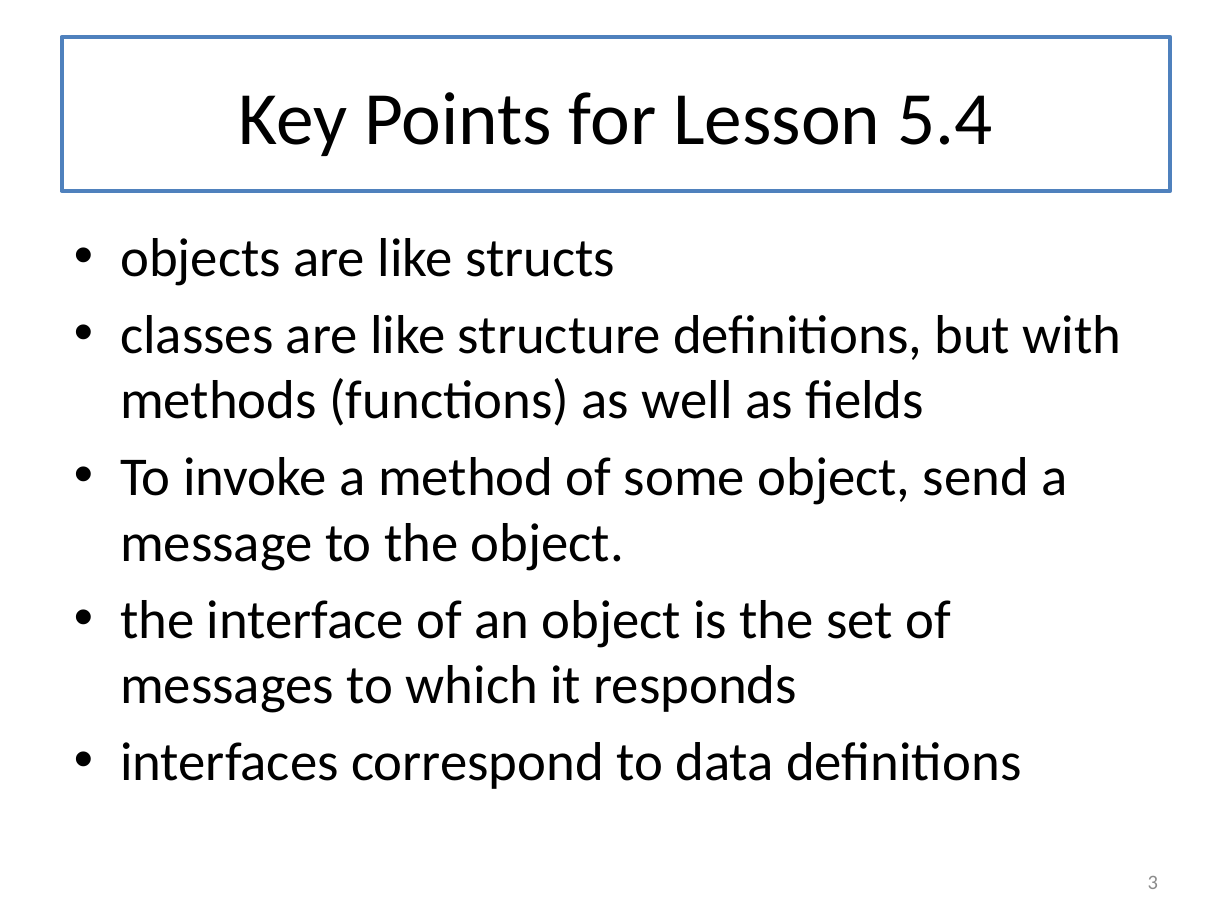
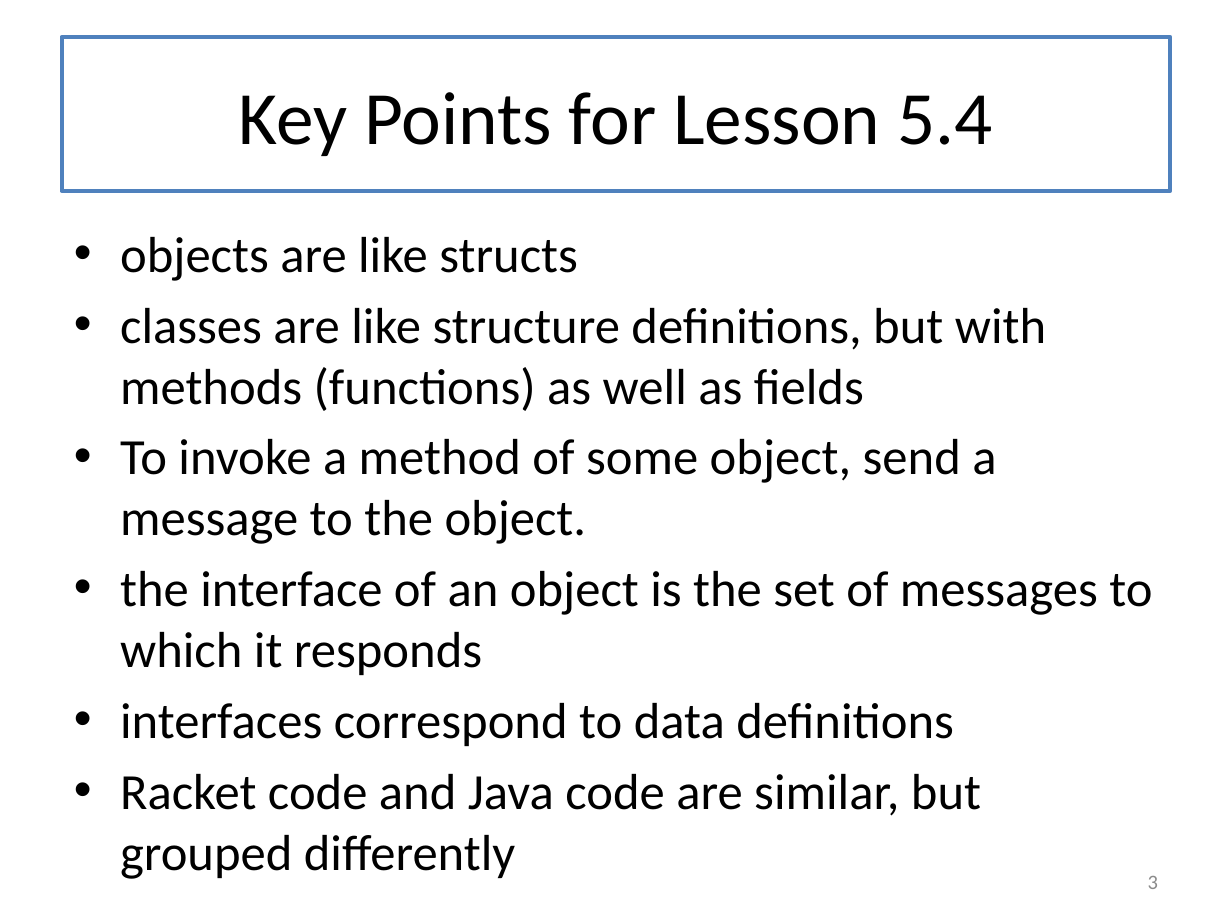
Before and after one commit to mwand/cs5010f17, a slide deck: slide 3 of Slides/Lesson 5.4 Doing It In Java.pptx. Drawn at 1232x924 pixels with LibreOffice and Linux fonts; fonts in the diff are those of the drawing. Boxes give left, top, right and bottom in pixels: in the first picture for what was removed or moved away, otherwise in the second. Text is boxed around its words. In the diff, an @@ line names an element or a change of style, - is before the commit and + after.

```diff
--- a/Slides/Lesson 5.4 Doing It In Java.pptx
+++ b/Slides/Lesson 5.4 Doing It In Java.pptx
@@ text at [120,237,1152,746]: size 32 to 29.6 pt in "objects are like structs", "classes are like structure definitions, but with ...", "To invoke a method of some object, ...", "the interface of an object is the ..." and 1 more places @@
@@ text at [120,774,981,816]: paragraph added @@
+• Racket code and Java code are similar, but grouped differently
```
Also in this commit, not shown: 5 other slides changed, 12 slides added, 7 other files.
